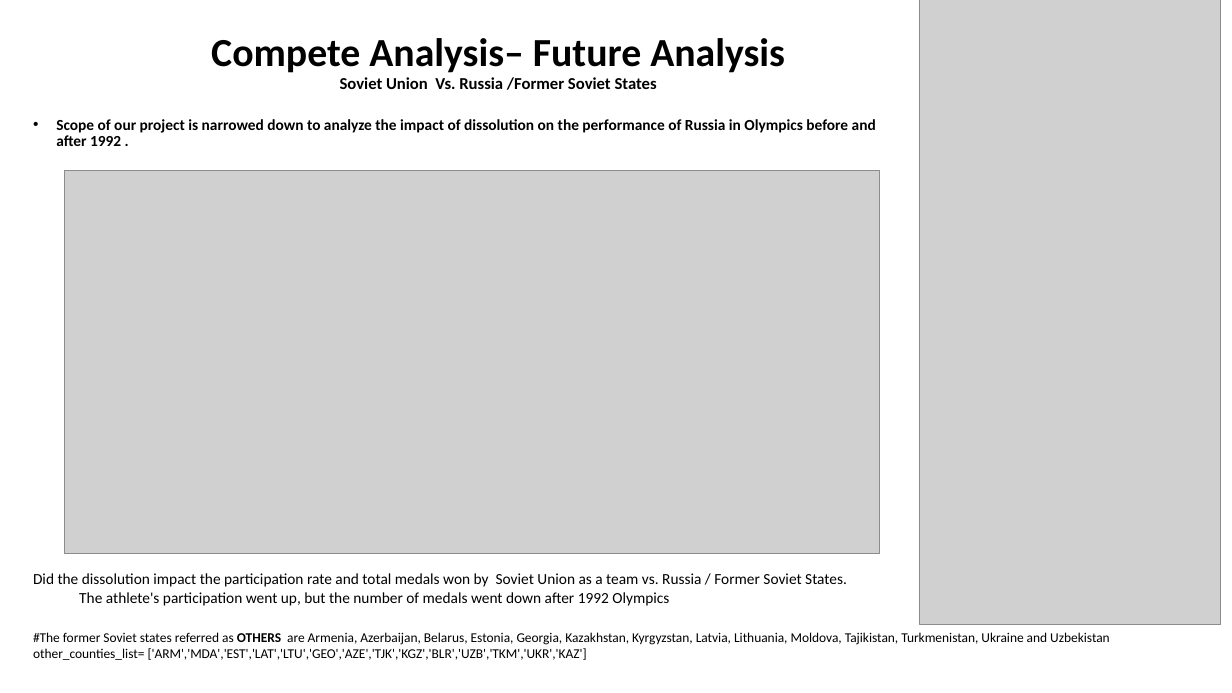
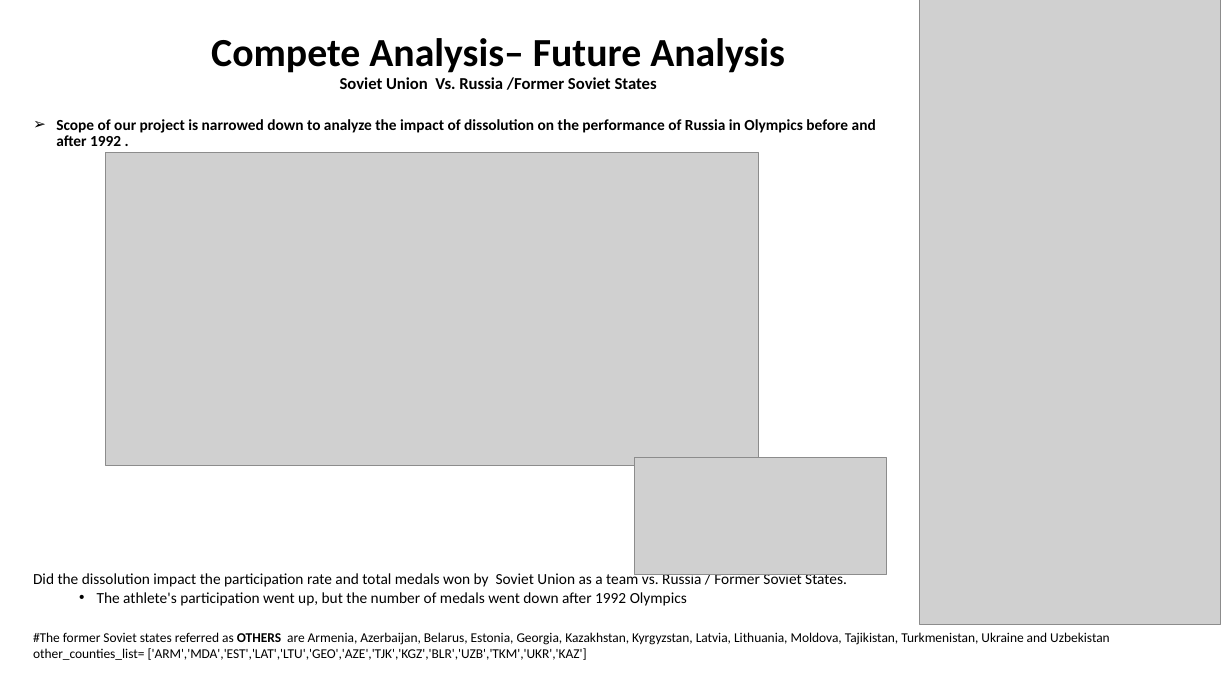
Before and after one commit to ratikachauhan/dathletes-project-1, a slide deck: slide 3 of ratika_analysis/Ratika Analysis Hypothesis Testing.pptx (slide 2 before the commit). Drawn at 1232x693 pixels with LibreOffice and Linux fonts; fonts in the diff are those of the drawing; grey boxes stand for pictures. Boxes give left, top, right and bottom in pixels: in the first picture for what was removed or moved away, otherwise in the second. Text is boxed around its words. In the diff, an @@ line names an element or a change of style, - is before the commit and + after.

Commit message:
updated analysis -RC

```diff
--- a/ratika_analysis/Ratika Analysis Hypothesis Testing.pptx
+++ b/ratika_analysis/Ratika Analysis Hypothesis Testing.pptx
@@ text "Scope of our project is ..." at box(56, 119, 876, 146): bullet • to ➢ @@
@@ picture: place and size @@
-picture at box(64, 170, 879, 554)
+picture at box(106, 152, 759, 466)
@@ picture added at box(634, 457, 886, 575) @@
@@ text at box(97, 592, 687, 606): bullet none to • @@
```
Also in this commit, not shown: 2 other slides changed, 1 slide added, 1 other file.
